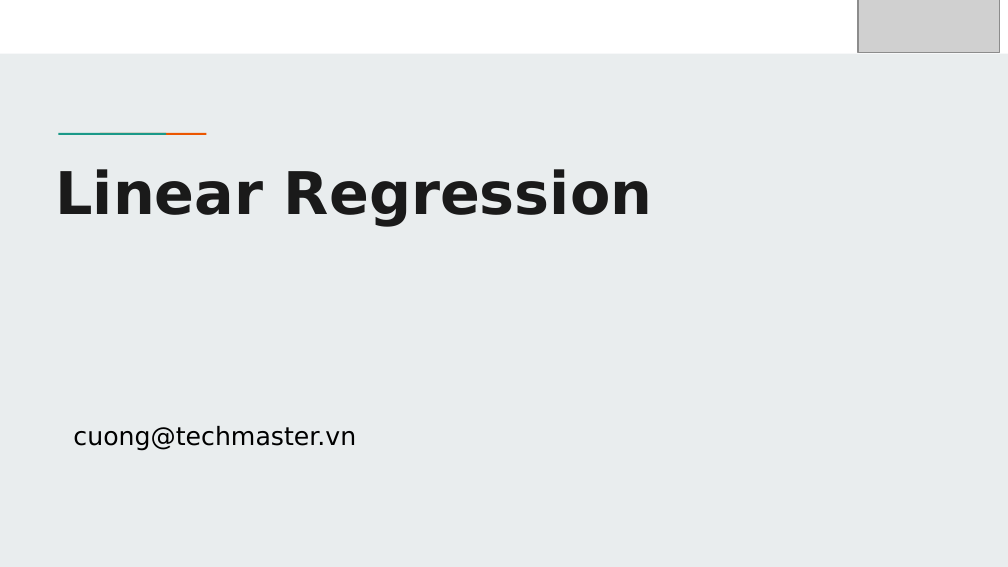
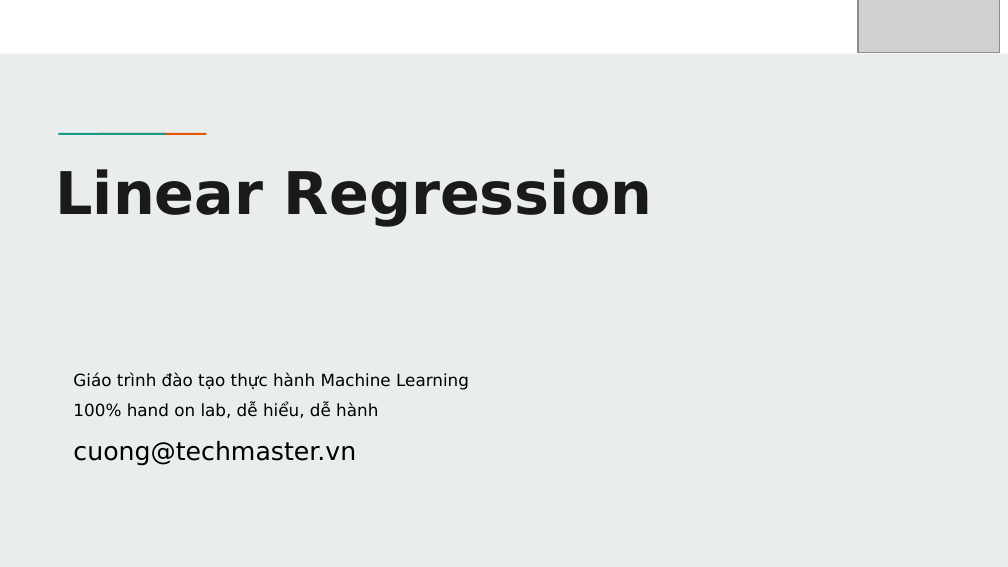
Before and after one commit to TechMaster/LearnAI, a slide deck: slide 1 of LinearRegression/LinearRegression.pptx. Drawn at 1008x567 pixels with LibreOffice and Linux fonts; fonts in the diff are those of the drawing; grey boxes stand for pictures. Boxes give left, top, right and bottom in pixels: in the first picture for what was removed or moved away, otherwise in the second. Text is boxed around its words. In the diff, an @@ line names an element or a change of style, - is before the commit and + after.

```diff
--- a/LinearRegression/LinearRegression.pptx
+++ b/LinearRegression/LinearRegression.pptx
@@ subtitle at (x1=73, y1=373, x2=469, y2=466): text changed; size 18 to 12 pt @@
-cuong@techmaster.vn
+Giáo trình đào tạo thực hành Machine Learning
+100% hand on lab, dễ hiểu, dễ hành
+cuong@techmaster.vn
```
Also in this commit, not shown: 1 other slide changed, 9 slides added, 2 slides removed, 24 other files.
